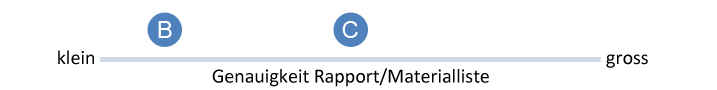
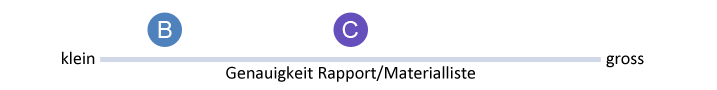
Layers edited between the first and the second w=717, h=90 image:
painted on "Genauigkeit Rapport/Materialliste" over [212, 65, 489, 87]
painted on "gross" over [606, 54, 648, 68]
painted on "klein" over [58, 50, 95, 65]
painted on "Form 4" over [333, 12, 368, 47]
